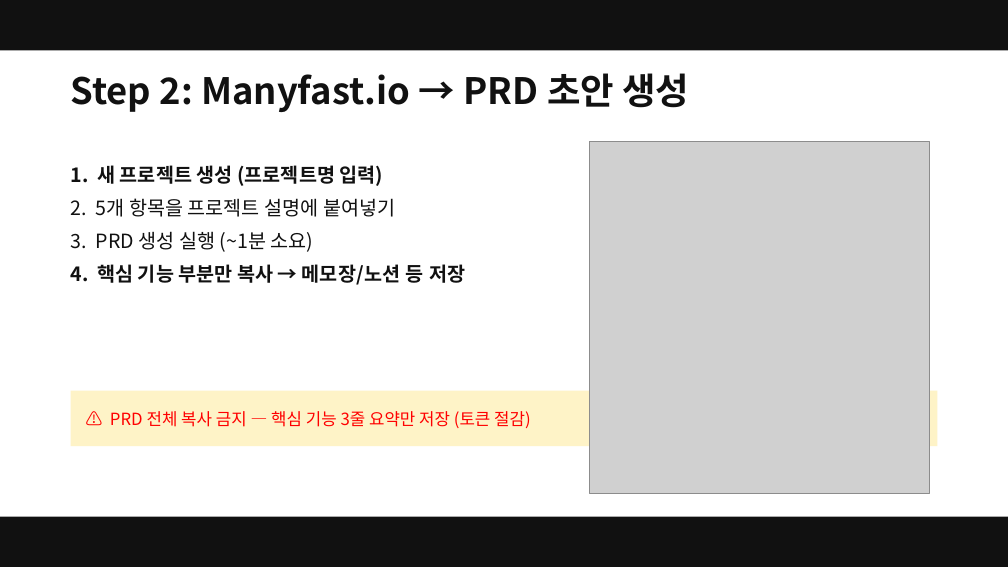
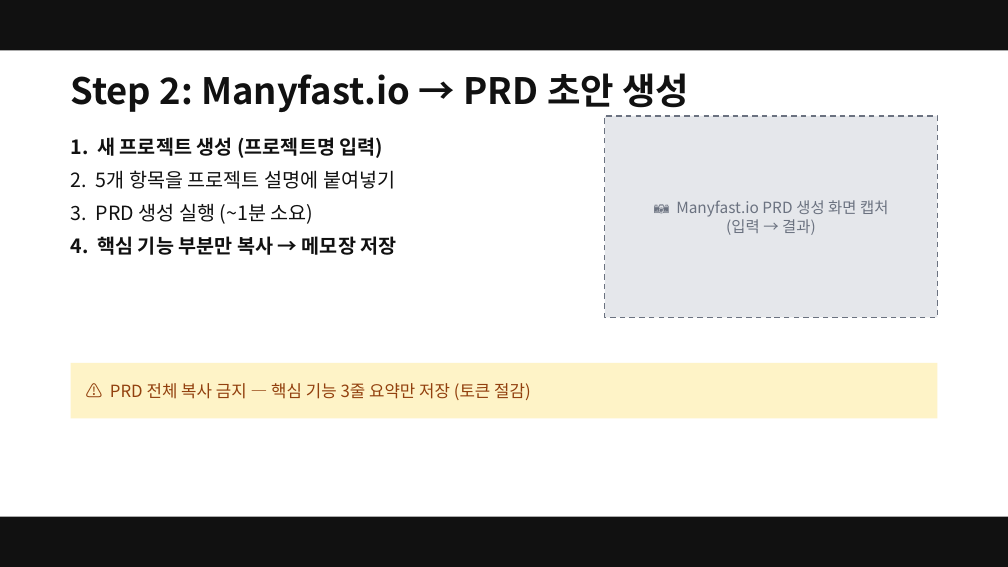
Before and after one commit to smilesjcha/ai-native-pm, a slide deck: slide 28 of projects/26Q3_Fastcampus-Lecture/assets/pptx/ai-native-pm-lecture.pptx. Drawn at 1008x567 pixels with LibreOffice and Linux fonts; fonts in the diff are those of the drawing; grey boxes stand for pictures. Boxes give left, top, right and bottom in pixels: in the first picture for what was removed or moved away, otherwise in the second. Text is boxed around its words. In the diff, an @@ line names an element or a change of style, - is before the commit and + after.

```diff
--- a/projects/26Q3_Fastcampus-Lecture/assets/pptx/ai-native-pm-lecture.pptx
+++ b/projects/26Q3_Fastcampus-Lecture/assets/pptx/ai-native-pm-lecture.pptx
@@ rectangle added at (605, 116, 937, 318), fill #E5E7EB, outline #6B7280 1 pt dashed @@
@@ picture removed at (590, 141, 929, 493) @@
@@ text added at (676, 200, 888, 235), 11 pt, text #6B7280 @@
+📷 Manyfast.io PRD 생성 화면 캡처
+(입력 → 결과)
@@ text at (71, 236, 397, 255): text changed @@
-4. 핵심 기능 부분만 복사 → 메모장/노션 등 저장
+4. 핵심 기능 부분만 복사 → 메모장 저장
@@ 2 texts, 1 rectangle: place and size @@
-2 texts, 1 rectangle at (71, 165, 937, 447)
+2 texts, 1 rectangle at (71, 137, 937, 418)
@@ text "⚠️ PRD 전체 복사 금지 ..." at (110, 383, 531, 400): text colour #FF0000 to #92400E @@
```
Also in this commit, not shown: 26 other slides changed, 1 slide added, 1 other file.
